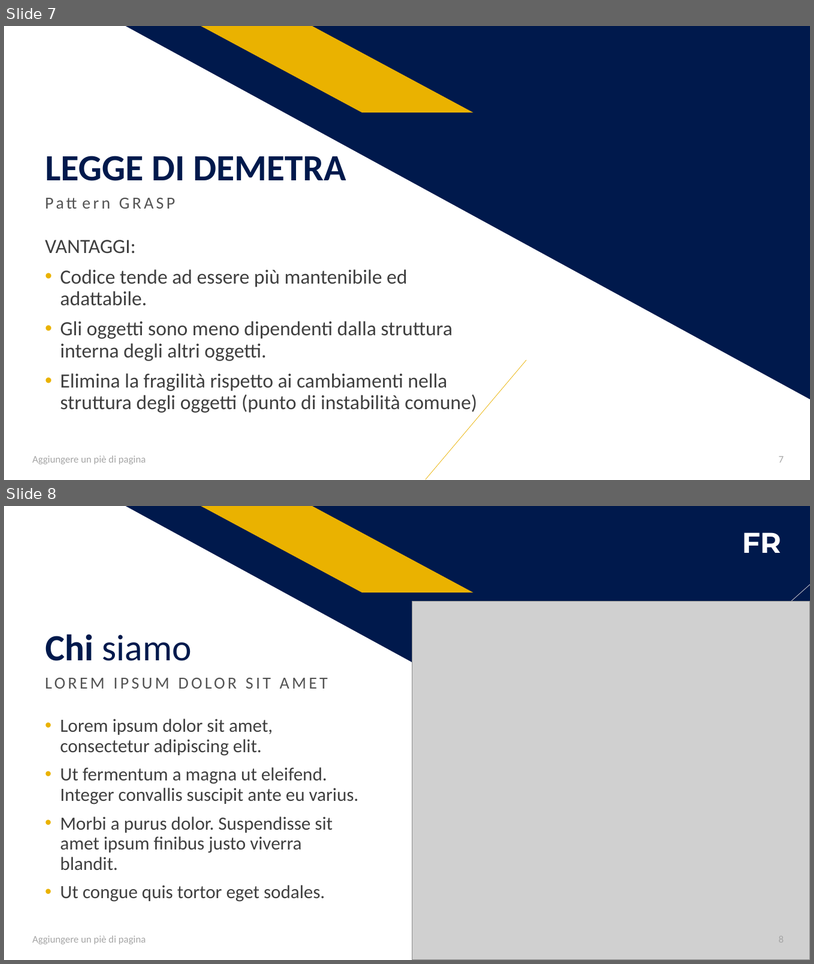
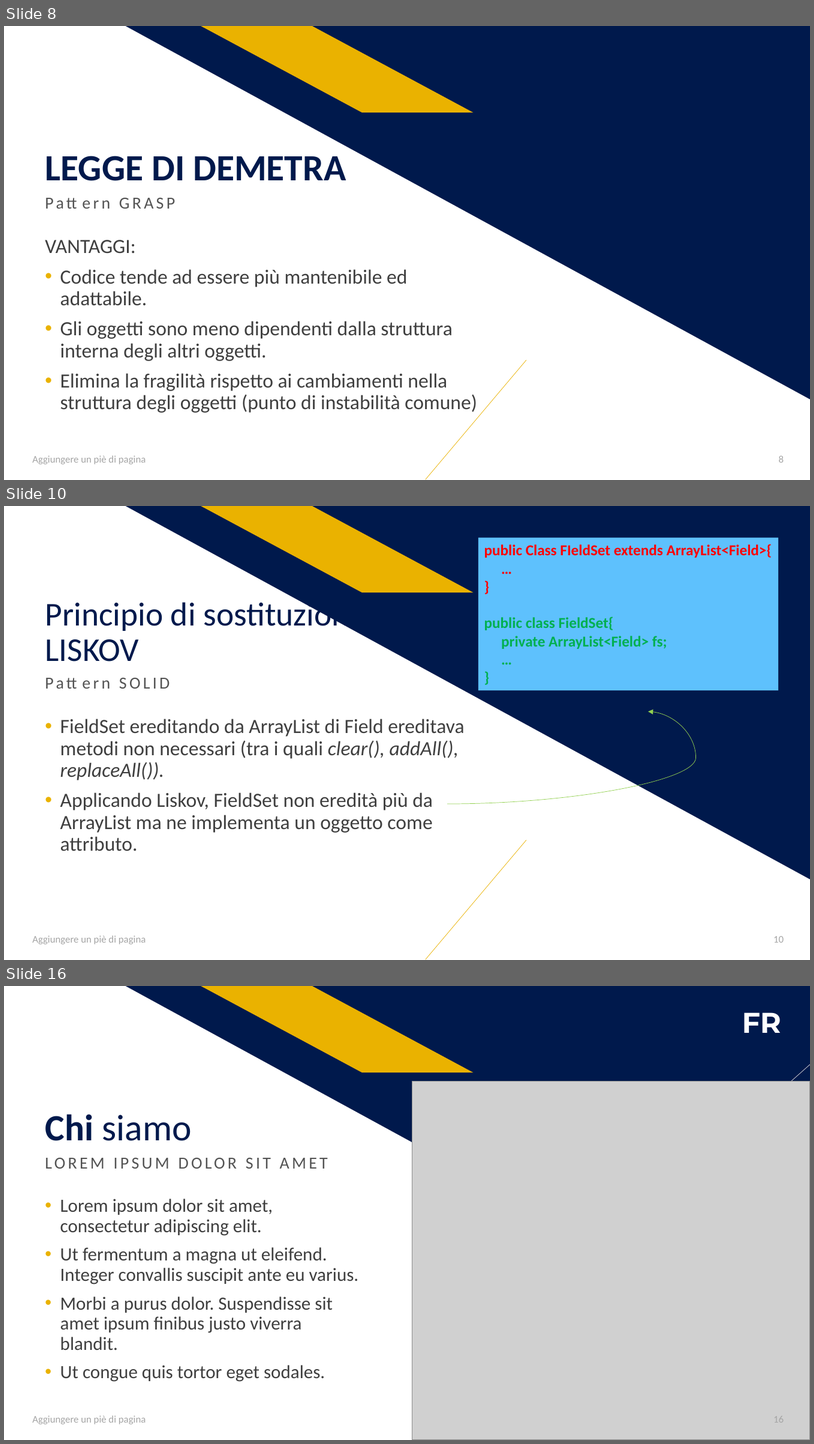
Before and after one commit to salvalai-matteo/EventBookDocumentation, a slide deck: Progetto Ingegneria SW.pptx. Shown one above the other, each under a label of ours: slides 7 and 8 before the commit, slides 8, 10 and 16 after it; the slides between them are not shown. The pictures are 814x964 and 814x1444 pixels, drawn with LibreOffice and Linux fonts; fonts in the diff are those of the drawing; grey boxes stand for pictures. Boxes give left, top, right and bottom in pixels: in the first picture for what was removed or moved away, otherwise in the second. Text is boxed around its words. In the diff, an @@ line names an element or a change of style, - is before the commit and + after.

```diff
--- a/Progetto Ingegneria SW.pptx
+++ b/Progetto Ingegneria SW.pptx
@@ slide 10 added at (4, 506, 810, 960), background #FFFFFF; not listed: 3 template elements that a slide beside it also shows @@
@@ rectangle added at (479, 537, 779, 690), fill #5EC1FD, 18 pt, text #00B050, bold @@
+public Class FIeldSet extends ArrayList<Field>{
+…
+}
+public class FieldSet{
+private ArrayList<Field> fs;
+…
+}
@@ title added at (45, 597, 366, 661), 39.6 pt, text #00194C @@
+Principio di sostituzione di
+LISKOV
@@ text added at (39, 671, 525, 712), 20 pt, text #525252 @@
+Pattern SOLID
@@ text added at (60, 718, 464, 851), 24 pt, text #3F3F3F @@
+• FieldSet ereditando da ArrayList di Field ereditava metodi non necessari (tra i quali clear(), addAll(), replaceAll()).
+• Applicando Liskov, FieldSet non eredità più da ArrayList ma ne implementa un oggetto come attributo.
@@ curved arrow added from (447, 804) to (648, 712), #92D050 0.5 pt @@
@@ text added at (32, 935, 146, 944), 12 pt, text #A5A5A5 @@
+Aggiungere un piè di pagina
@@ page number added at (774, 936, 784, 942), 12 pt, text #A5A5A5 @@
+10
@@ what was slide 7 is now slide 8 @@
@@ page number at (779, 456, 784, 462): text changed @@
-7
+8
@@ what was slide 8 is now slide 16 @@
@@ page number at (774, 1416, 784, 1422): text changed @@
-8
+16
```
Also in this commit, not shown: 1 slide changed, 7 other slides added, 1 slide removed.
